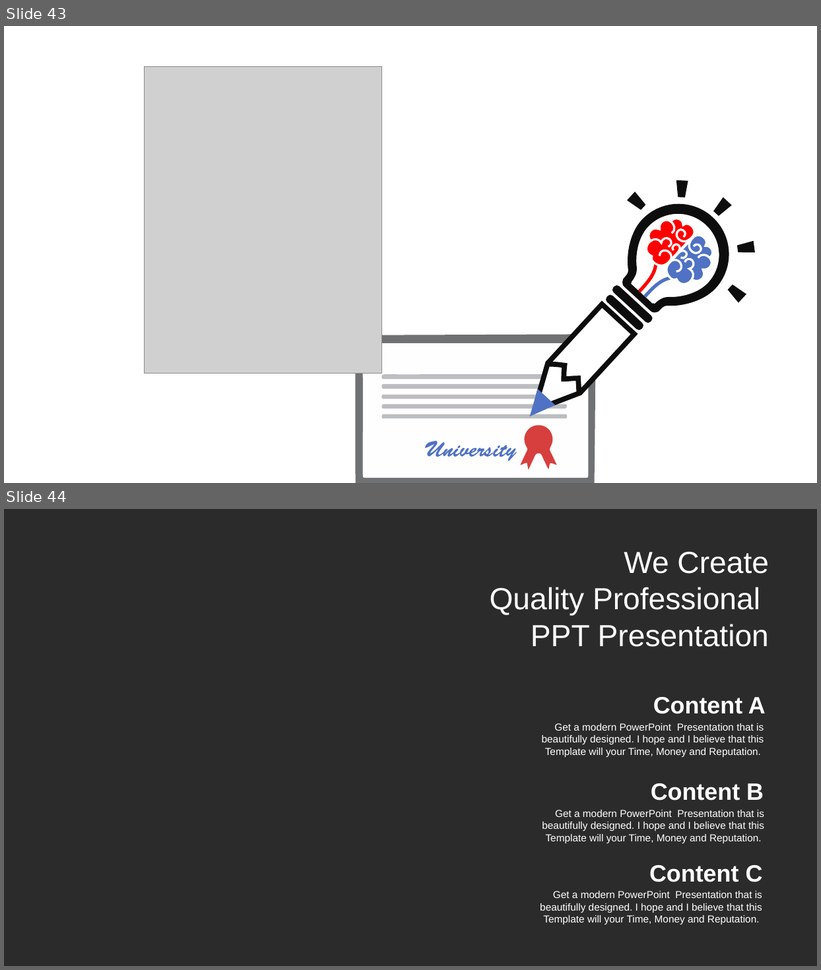
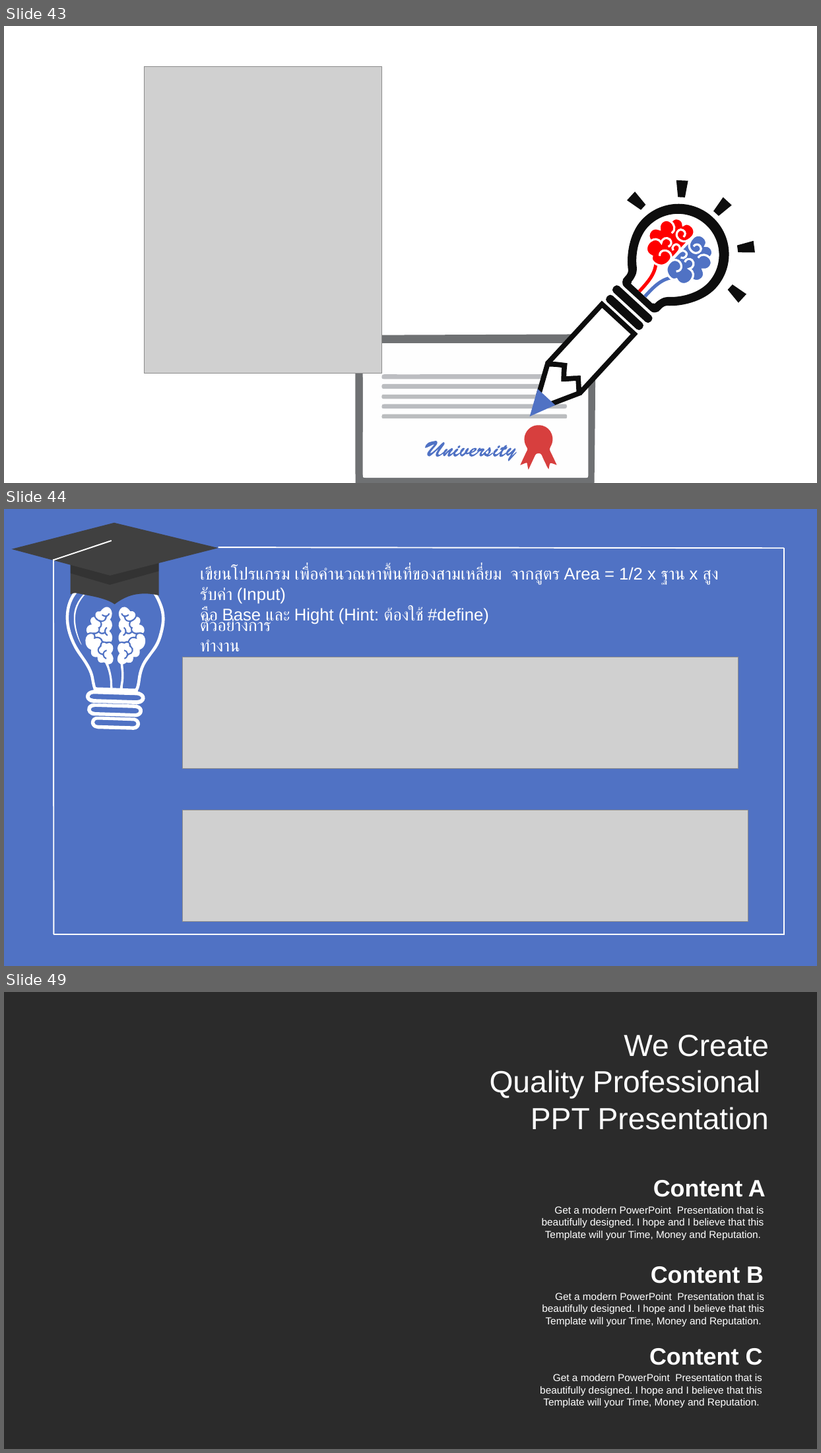
Before and after one commit to WatcharapolxFa/SolveProblemsIn-C-Language, a slide deck: TeachCLanguage/C.pptx. Shown one above the other, each under a label of ours: slides 43 and 44 before the commit, slides 43, 44 and 49 after it; the slides between them are not shown. The pictures are 821x970 and 821x1453 pixels, drawn with LibreOffice and Linux fonts; fonts in the diff are those of the drawing; grey boxes stand for pictures; background and template pictures are left out; a plain dark background stands for a picture behind light text. Boxes give left, top, right and bottom in pixels: in the first picture for what was removed or moved away, otherwise in the second. Text is boxed around its words. In the diff, an @@ line names an element or a change of style, - is before the commit and + after.

```diff
--- a/TeachCLanguage/C.pptx
+++ b/TeachCLanguage/C.pptx
@@ slide 44 added at (x1=4, y1=509, x2=817, y2=966), background #5072C4 @@
@@ line added from (784, 548) to (218, 547), #FFFFFF 1.5 pt @@
@@ line added from (784, 548) to (784, 935), #FFFFFF 1.5 pt @@
@@ group added at (x1=11, y1=522, x2=218, y2=935): 3 freeform shapes, 2 lines @@
@@ text added at (x1=200, y1=566, x2=719, y2=625), 20 pt, text #FFFFFF @@
+เขียนโปรแกรม เพื่อคํานวณหาพื้นที่ของสามเหลี่ยม จากสูตร Area = 1/2 x ฐาน x สูง รับค่า (Input)
+คือ Base และ Hight (Hint: ต้องใช้ #define)
@@ freeform shape added at (x1=65, y1=570, x2=164, y2=730), fill #FFFFFF @@
@@ freeform shape added at (x1=77, y1=601, x2=151, y2=693), fill #FFFFFF @@
@@ text added at (x1=200, y1=618, x2=271, y2=652), 20 pt, text #FFFFFF @@
+ตัวอย่างการทำงาน
@@ picture added at (x1=183, y1=657, x2=739, y2=769) @@
@@ picture added at (x1=183, y1=811, x2=748, y2=922) @@
@@ line added from (784, 935) to (54, 935), #FFFFFF 1.5 pt @@
@@ what was slide 44 is now slide 49 @@
```
Also in this commit, not shown: 5 other slides added, 1 slide removed, 13 other files.
